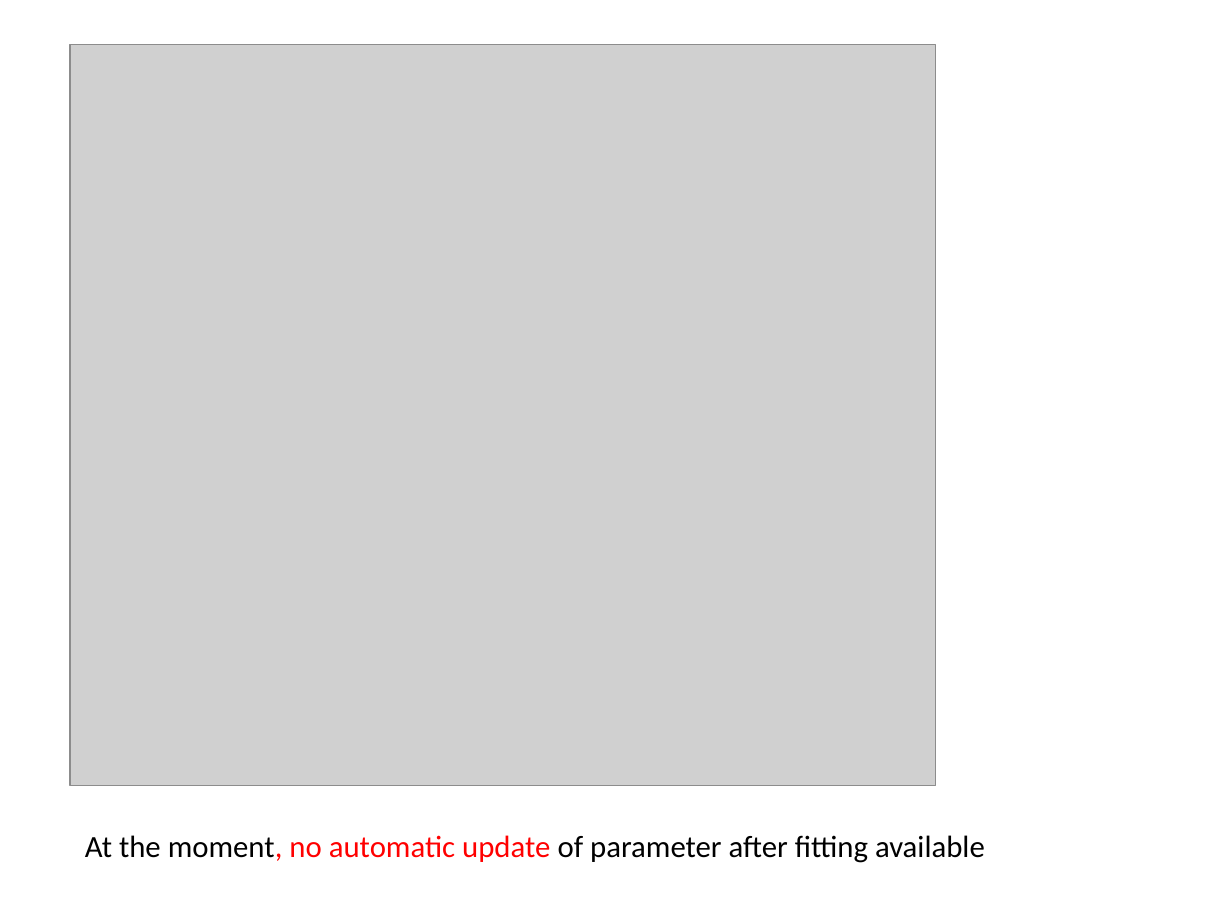
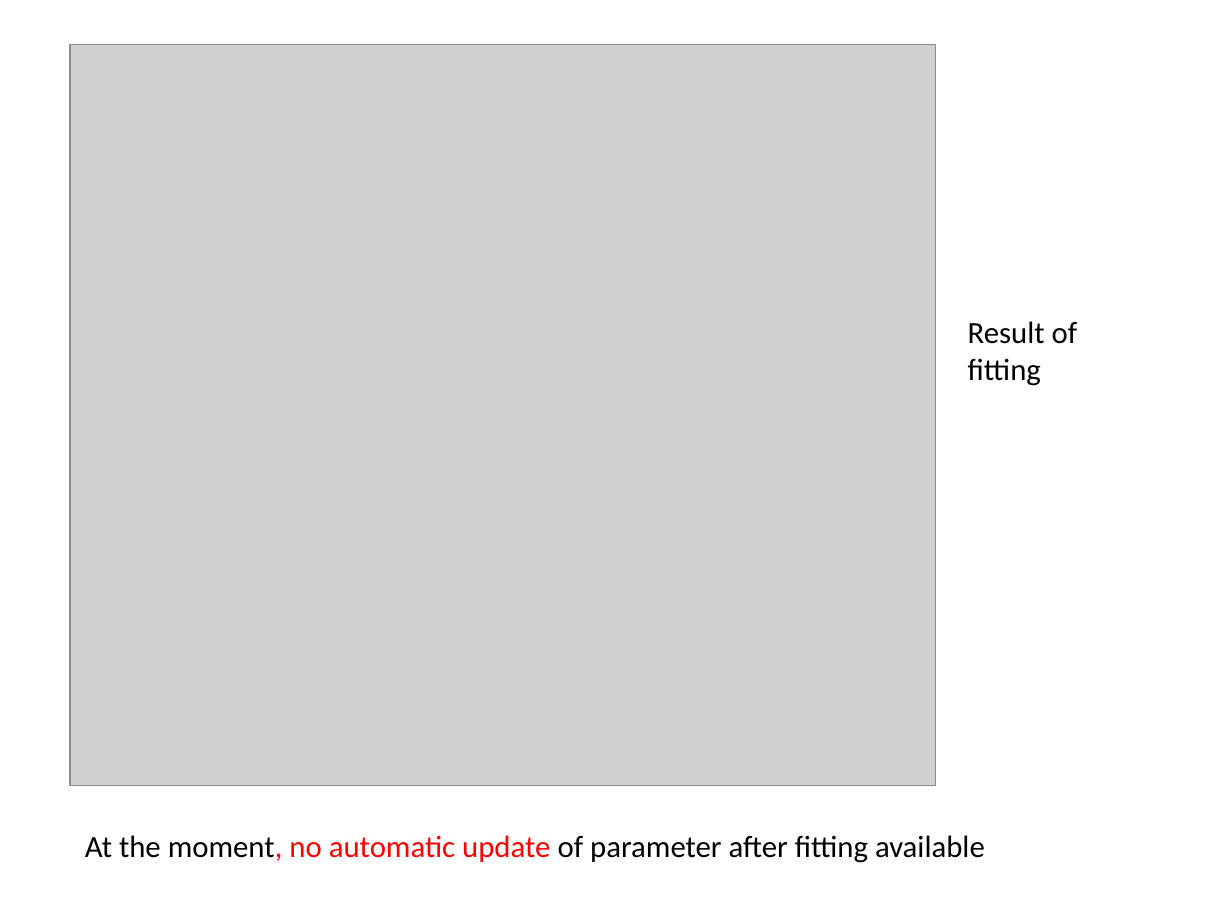
Before and after one commit to alphacentaury-github/ReactionGUI, a slide deck: slide 20 of ReactionGUI_manual.pptx. Drawn at 1232x924 pixels with LibreOffice and Linux fonts; fonts in the diff are those of the drawing; grey boxes stand for pictures. Boxes give left, top, right and bottom in pixels: in the first picture for what was removed or moved away, otherwise in the second. Text is boxed around its words. In the diff, an @@ line names an element or a change of style, - is before the commit and + after.

```diff
--- a/ReactionGUI_manual.pptx
+++ b/ReactionGUI_manual.pptx
@@ text added at (968, 321, 1078, 386), 18 pt, text #000000 @@
+Result of fitting
```
Also in this commit, not shown: 7 other slides changed, 2 slides added, 2 slides removed.
